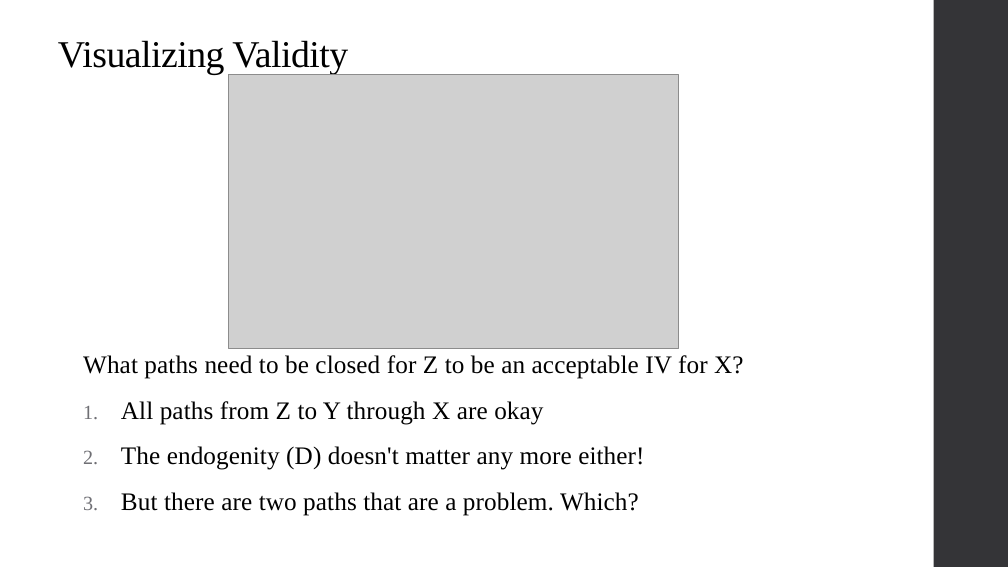
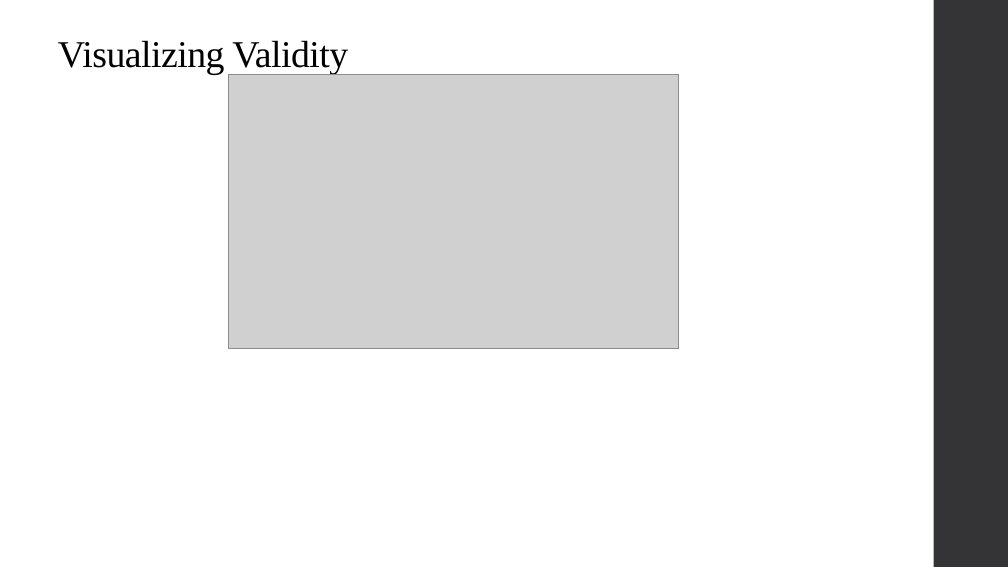
Before and after one commit to qiufei/fork-HAD5744, a slide deck: slide 35 of Lecture6_IV/Lecture6_IVEstimation_2022F.pptx. Drawn at 1008x567 pixels with LibreOffice and Linux fonts; fonts in the diff are those of the drawing; grey boxes stand for pictures. Boxes give left, top, right and bottom in pixels: in the first picture for what was removed or moved away, otherwise in the second. Text is boxed around its words. In the diff, an @@ line names an element or a change of style, - is before the commit and + after.

```diff
--- a/Lecture6_IV/Lecture6_IVEstimation_2022F.pptx
+++ b/Lecture6_IV/Lecture6_IVEstimation_2022F.pptx
@@ text removed at box(83, 355, 743, 516) @@
-What paths need to be closed for Z to be an acceptable IV for X?
-1. All paths from Z to Y through X are okay
-2. The endogenity (D) doesn't matter any more either!
-3. But there are two paths that are a problem. Which?
```
Also in this commit, not shown: 6 other slides changed, 12 other files.
